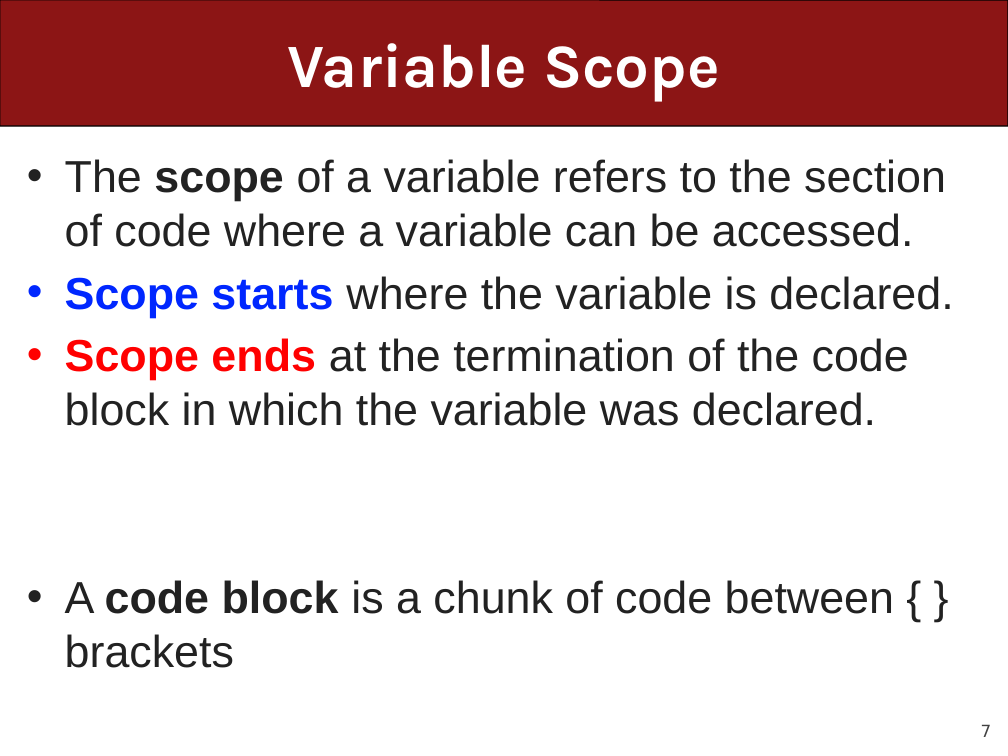
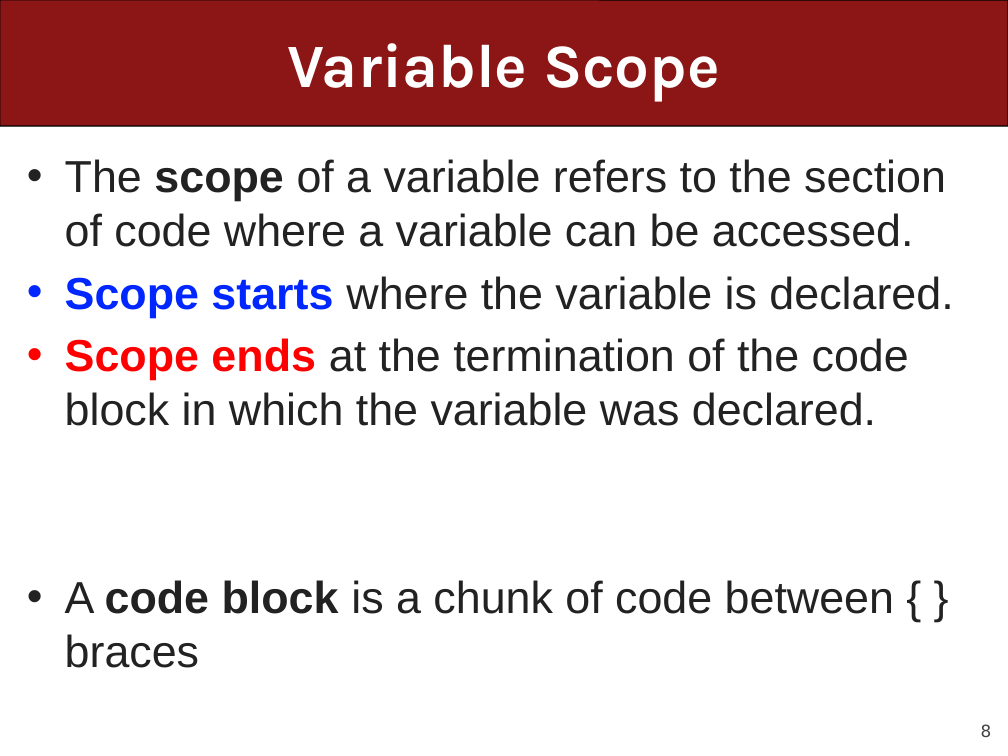
Before and after one commit to ckincaid17/cs106a-summer-2018, a slide deck: slide 8 of WWW/lectures/Lecture7/Lecture7.pptx (slide 7 before the commit). Drawn at 1008x756 pixels with LibreOffice and Linux fonts; fonts in the diff are those of the drawing. Boxes give left, top, right and bottom in pixels: in the first picture for what was removed or moved away, otherwise in the second. Text is boxed around its words. In the diff, an @@ line names an element or a change of style, - is before the commit and + after.

```diff
--- a/WWW/lectures/Lecture7/Lecture7.pptx
+++ b/WWW/lectures/Lecture7/Lecture7.pptx
@@ text at bbox=[65, 580, 894, 668]: text changed @@
-• A code block is a chunk of code between { } brackets
+• A code block is a chunk of code between { } braces
@@ page number at bbox=[981, 724, 992, 737]: text changed @@
-7
+8
```
Also in this commit, not shown: 24 other slides changed, 14 slides added, 8 slides removed, 3 other files.
